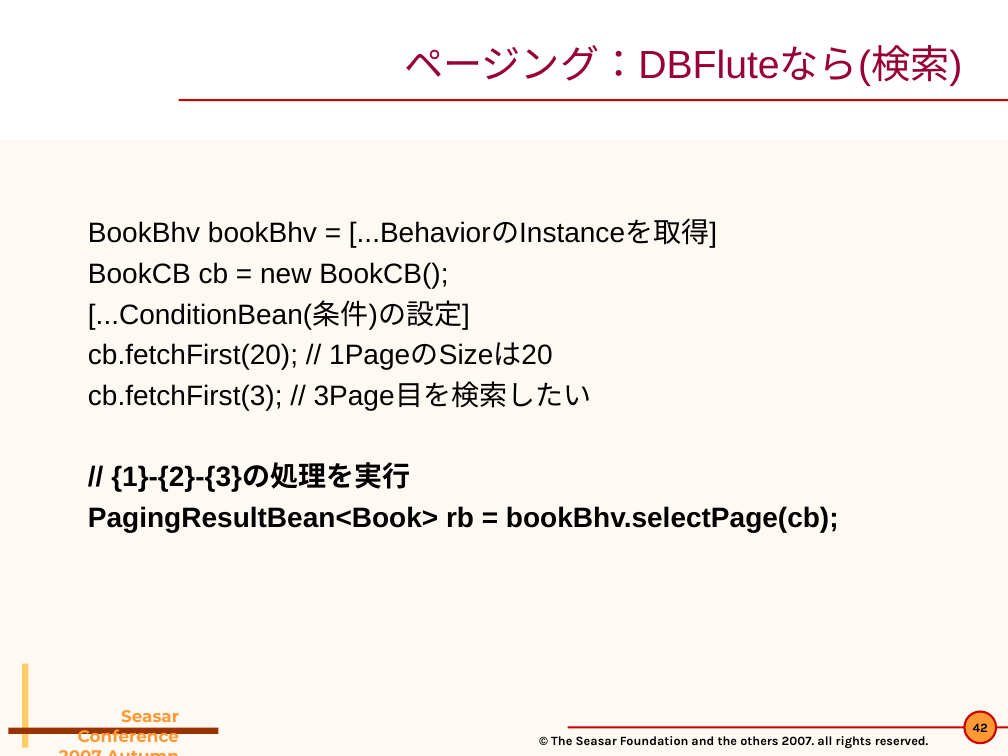
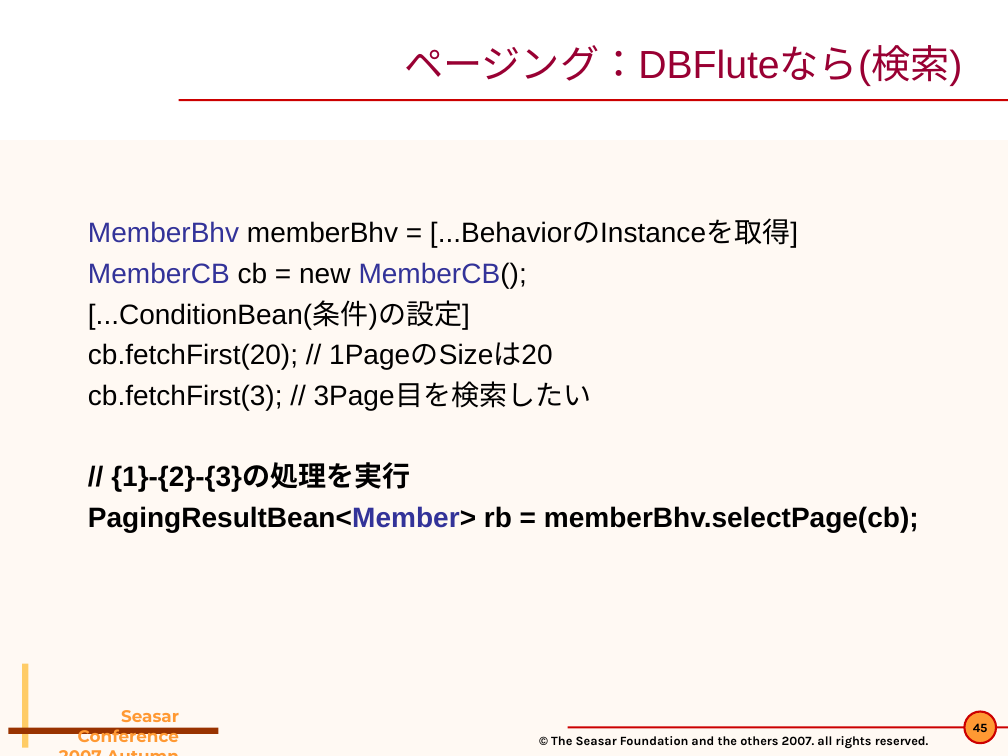
Before and after one commit to seasarorg/dbflute, a slide deck: slide 45 of dbflute/etc/doc/pres/sc2007a_2-DBFlute.ppt (slide 42 before the commit). Drawn at 1008x756 pixels with LibreOffice and Linux fonts; fonts in the diff are those of the drawing; background and template pictures are left out. Boxes give left, top, right and bottom in pixels: in the first picture for what was removed or moved away, otherwise in the second. Text is boxed around its words. In the diff, an @@ line names an element or a change of style, - is before the commit and + after.

```diff
--- a/dbflute/etc/doc/pres/sc2007a_2-DBFlute.ppt
+++ b/dbflute/etc/doc/pres/sc2007a_2-DBFlute.ppt
@@ text at [88,221,798,288]: text changed @@
-  BookBhv bookBhv = [...BehaviorのInstanceを取得]
-  BookCB cb = new BookCB();
+  MemberBhv memberBhv = [...BehaviorのInstanceを取得]
+  MemberCB cb = new MemberCB();
@@ text at [88,506,919,532]: text changed @@
-  PagingResultBean<Book> rb = bookBhv.selectPage(cb);
+  PagingResultBean<Member> rb = memberBhv.selectPage(cb);
@@ page number at [973,723,988,732]: text changed @@
-42
+45
```
Also in this commit, not shown: 38 other slides changed, 6 slides added, 3 slides removed, 2 other files.
